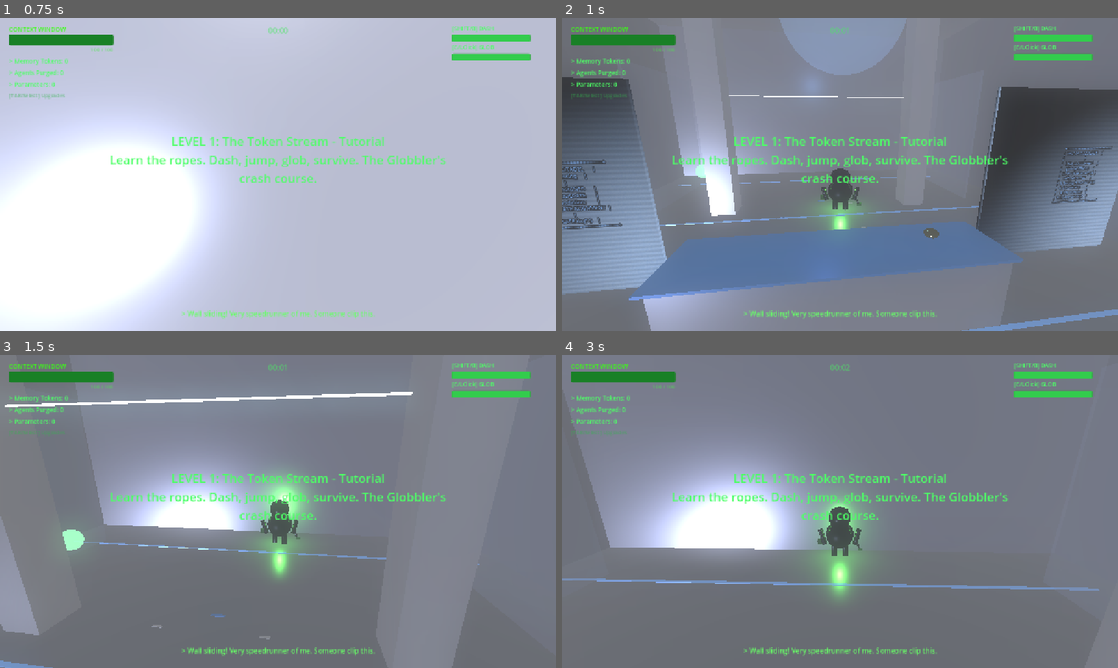
Above: before the commit, frames 1-4 (two rows, left to right).
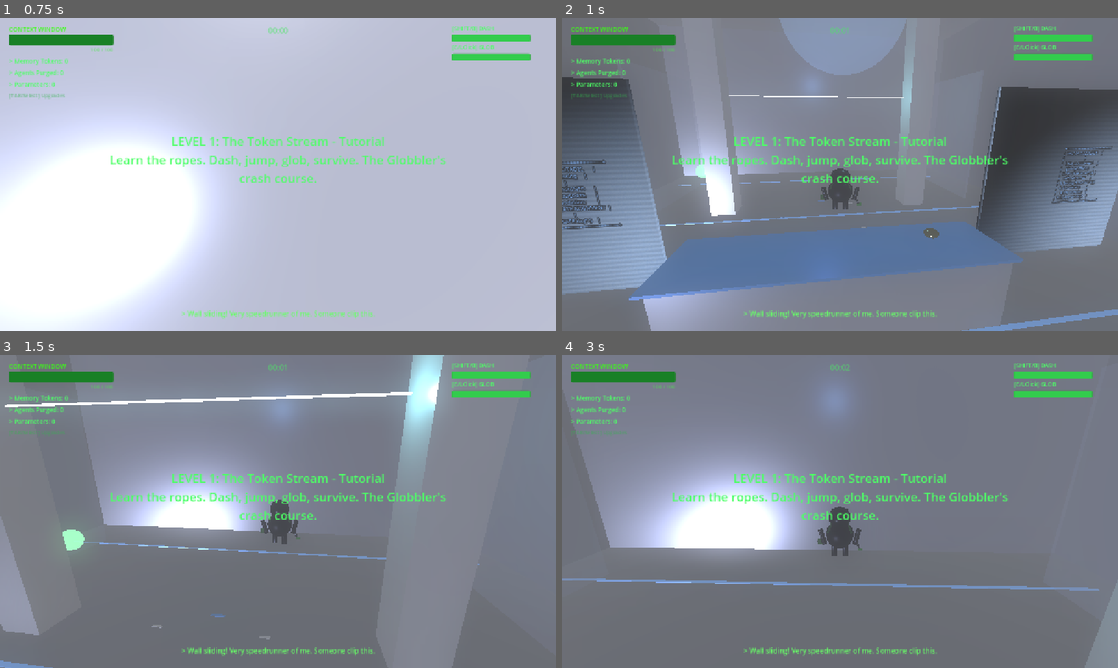
Above: after the commit, the same moments.

Repository: hwashburn1011/globblers-journey
Game: Godot game, scene res://scenes/levels/chapter_5/alignment_citadel.tscn
Same seed, same stepped clock (60 frames per second), same inputs: the game is played once before the commit and once after it. This scene is started directly instead of the project's main scene.
Inputs (mouse positions are in pixels of both pictures, inside the frame that each line leads up to):
- Up to frame 1 (0.75 s): tap Enter (menu_confirm) at 0.5 s; move the mouse to (305, 174) at 0.52 s; hold Up (hack_up) from 0.53 s (still down); hold V (agent_cycle) from 0.53 s (still down); click (305, 174) at 0.67 s
- Up to frame 2 (1 s): keep holding Up (hack_up); keep holding V (agent_cycle)
- Up to frame 3 (1.5 s): keep holding Up (hack_up); move the mouse to (250, 511) at 1.27 s; release V (agent_cycle) at 1.28 s; tap G (agent_spawn) at 1.35 s
- Up to frame 4 (3 s): keep holding Up (hack_up); move the mouse to (851, 505) at 2.02 s; hold Mouse wheel up (camera_zoom_in) 2.03-2.78 s; move the mouse to (834, 517) at 2.77 s; tap Mouse wheel down (camera_zoom_out) at 2.85 s; click (834, 517) at 2.92 s

Frame 1 is identical in both runs. In frame 2, 1.0% of the frame differs, in the area x 45-64%, y 12-68%; in frame 3, 4.2%, in the area x 45-80%, y 0-72%; in frame 4, 2.5%.
Error before the commit: Invalid assignment of property or key 'patrol_points' with value of type 'Array' on a base object of type 'CharacterBody3D (safety_classifier.gd)'. (res://scen…

Commit message:
fix: Chapter 5 smoke test — typed arrays, position assignments, boss type, and signal guard
Fixed 18 patrol_points typed array assignments (= [] → .assign([])),
18 global_position→position for enemy spawns before add_child,
boss_instance Node3D→CharacterBody3D to match BaseEnemy inheritance,
and added is_connected guard for boss signal connections.
Zero runtime errors on launch.

Co-Authored-By: Claude Opus 4.6 (1M context) <noreply@anthropic.com>

Diff:
--- a/scenes/levels/chapter_5/alignment_citadel.gd
+++ b/scenes/levels/chapter_5/alignment_citadel.gd
@@ -1408,46 +1408,46 @@
 
 	# Safety Classifier 1 — patrols the SAFE lane, scanning everything
 	var sc1 = safety_classifier_scene.instantiate()
-	sc1.global_position = rpos + Vector3(-8, 1, -5)
-	sc1.patrol_points = [
+	sc1.position = rpos + Vector3(-8, 1, -5)
+	sc1.patrol_points.assign([
 		rpos + Vector3(-8, 1, -5),
 		rpos + Vector3(-8, 1, 5),
-	]
+	])
 	add_child(sc1)
 
 	# Safety Classifier 2 — patrols the FLAGGED lane, even more paranoid
 	var sc2 = safety_classifier_scene.instantiate()
-	sc2.global_position = rpos + Vector3(8, 1, -4)
-	sc2.patrol_points = [
+	sc2.position = rpos + Vector3(8, 1, -4)
+	sc2.patrol_points.assign([
 		rpos + Vector3(8, 1, -4),
 		rpos + Vector3(8, 1, 6),
-	]
+	])
 	add_child(sc2)
 
 	# Safety Classifier 3 — central scanner, covers the REVIEW lane
 	var sc3 = safety_classifier_scene.instantiate()
-	sc3.global_position = rpos + Vector3(0, 1, 0)
-	sc3.patrol_points = [
+	sc3.position = rpos + Vector3(0, 1, 0)
+	sc3.patrol_points.assign([
 		rpos + Vector3(-4, 1, 0),
 		rpos + Vector3(4, 1, 0),
-	]
+	])
 	add_child(sc3)
 
 	# RLHF Drone pair — hovers above the lanes, adjusting behavior from on high
 	var d1 = rlhf_drone_scene.instantiate()
-	d1.global_position = rpos + Vector3(-5, 1, 7)
-	d1.patrol_points = [
+	d1.position = rpos + Vector3(-5, 1, 7)
+	d1.patrol_points.assign([
 		rpos + Vector3(-5, 1, 7),
 		rpos + Vector3(5, 1, 7),
-	]
+	])
 	add_child(d1)
 
 	var d2 = rlhf_drone_scene.instantiate()
-	d2.global_position = rpos + Vector3(5, 1, -7)
-	d2.patrol_points = [
+	d2.position = rpos + Vector3(5, 1, -7)
+	d2.patrol_points.assign([
 		rpos + Vector3(5, 1, -7),
 		rpos + Vector3(-5, 1, -7),
-	]
+	])
 	add_child(d2)
 
 
@@ -1457,40 +1457,40 @@
 	# RLHF Drone trio — the behavior modification squad
 	# Drone 1 — orbits the central reward model pillar
 	var d1 = rlhf_drone_scene.instantiate()
-	d1.global_position = rpos + Vector3(-4, 1, -3)
-	d1.patrol_points = [
+	d1.position = rpos + Vector3(-4, 1, -3)
+	d1.patrol_points.assign([
 		rpos + Vector3(-4, 1, -3),
 		rpos + Vector3(4, 1, -3),
 		rpos + Vector3(4, 1, 3),
 		rpos + Vector3(-4, 1, 3),
-	]
+	])
 	add_child(d1)
 
 	# Drone 2 — guards the comparison stations
 	var d2 = rlhf_drone_scene.instantiate()
-	d2.global_position = rpos + Vector3(-6, 1, 0)
-	d2.patrol_points = [
+	d2.position = rpos + Vector3(-6, 1, 0)
+	d2.patrol_points.assign([
 		rpos + Vector3(-6, 1, 0),
 		rpos + Vector3(-6, 1, 6),
-	]
+	])
 	add_child(d2)
 
 	# Drone 3 — watches the adjustment pods
 	var d3 = rlhf_drone_scene.instantiate()
-	d3.global_position = rpos + Vector3(6, 1, 4)
-	d3.patrol_points = [
+	d3.position = rpos + Vector3(6, 1, 4)
+	d3.patrol_points.assign([
 		rpos + Vector3(6, 1, 4),
 		rpos + Vector3(6, 1, -4),
-	]
+	])
 	add_child(d3)
 
 	# Safety Classifier — scans anyone entering from the corridor
 	var sc1 = safety_classifier_scene.instantiate()
-	sc1.global_position = rpos + Vector3(8, 1, 0)
-	sc1.patrol_points = [
+	sc1.position = rpos + Vector3(8, 1, 0)
+	sc1.patrol_points.assign([
 		rpos + Vector3(8, 1, -3),
 		rpos + Vector3(8, 1, 3),
-	]
+	])
 	add_child(sc1)
 
 
@@ -1499,38 +1499,38 @@
 
 	# Constitutional Cop 1 — guards the bookshelves, shield facing the entrance
 	var cc1 = constitutional_cop_scene.instantiate()
-	cc1.global_position = rpos + Vector3(-5, 1, -3)
-	cc1.patrol_points = [
+	cc1.position = rpos + Vector3(-5, 1, -3)
+	cc1.patrol_points.assign([
 		rpos + Vector3(-5, 1, -3),
 		rpos + Vector3(-5, 1, 5),
-	]
+	])
 	add_child(cc1)
 
 	# Constitutional Cop 2 — patrols near the constitutional hologram
 	var cc2 = constitutional_cop_scene.instantiate()
-	cc2.global_position = rpos + Vector3(3, 1, 0)
-	cc2.patrol_points = [
+	cc2.position = rpos + Vector3(3, 1, 0)
+	cc2.patrol_points.assign([
 		rpos + Vector3(3, 1, -4),
 		rpos + Vector3(3, 1, 4),
-	]
+	])
 	add_child(cc2)
 
 	# RLHF Drone — hovers near the amendment board, enforcing compliance from above
 	var d1 = rlhf_drone_scene.instantiate()
-	d1.global_position = rpos + Vector3(0, 1, -6)
-	d1.patrol_points = [
+	d1.position = rpos + Vector3(0, 1, -6)
+	d1.patrol_points.assign([
 		rpos + Vector3(-4, 1, -6),
 		rpos + Vector3(4, 1, -6),
-	]
+	])
 	add_child(d1)
 
 	# Safety Classifier — lurks near the filing cabinets, scanning for contraband ideas
 	var sc1 = safety_classifier_scene.instantiate()
-	sc1.global_position = rpos + Vector3(-7, 1, 0)
-	sc1.patrol_points = [
+	sc1.position = rpos + Vector3(-7, 1, 0)
+	sc1.patrol_points.assign([
 		rpos + Vector3(-7, 1, -3),
 		rpos + Vector3(-7, 1, 3),
-	]
+	])
 	add_child(sc1)
 
 
@@ -1540,46 +1540,46 @@
 	# The gauntlet before the boss — one of each, plus extras
 	# Constitutional Cop 1 — guards the entrance pillars
 	var cc1 = constitutional_cop_scene.instantiate()
-	cc1.global_position = rpos + Vector3(-6, 1, 8)
-	cc1.patrol_points = [
+	cc1.position = rpos + Vector3(-6, 1, 8)
+	cc1.patrol_points.assign([
 		rpos + Vector3(-6, 1, 8),
 		rpos + Vector3(-6, 1, 2),
-	]
+	])
 	add_child(cc1)
 
 	# Constitutional Cop 2 — patrols near the Aligner's throne
 	var cc2 = constitutional_cop_scene.instantiate()
-	cc2.global_position = rpos + Vector3(6, 1, 8)
-	cc2.patrol_points = [
+	cc2.position = rpos + Vector3(6, 1, 8)
+	cc2.patrol_points.assign([
 		rpos + Vector3(6, 1, 8),
 		rpos + Vector3(6, 1, 2),
-	]
+	])
 	add_child(cc2)
 
 	# Safety Classifier — scans from the elevated platform area
 	var sc1 = safety_classifier_scene.instantiate()
-	sc1.global_position = rpos + Vector3(0, 1, 4)
-	sc1.patrol_points = [
+	sc1.position = rpos + Vector3(0, 1, 4)
+	sc1.patrol_points.assign([
 		rpos + Vector3(-5, 1, 4),
 		rpos + Vector3(5, 1, 4),
-	]
+	])
 	add_child(sc1)
 
 	# RLHF Drone pair — the final adjustment squad
 	var d1 = rlhf_drone_scene.instantiate()
-	d1.global_position = rpos + Vector3(-8, 1, 0)
-	d1.patrol_points = [
+	d1.position = rpos + Vector3(-8, 1, 0)
+	d1.patrol_points.assign([
 		rpos + Vector3(-8, 1, -4),
 		rpos + Vector3(-8, 1, 4),
-	]
+	])
 	add_child(d1)
 
 	var d2 = rlhf_drone_scene.instantiate()
-	d2.global_position = rpos + Vector3(8, 1, 0)
-	d2.patrol_points = [
+	d2.position = rpos + Vector3(8, 1, 0)
+	d2.patrol_points.assign([
 		rpos + Vector3(8, 1, -4),
 		rpos + Vector3(8, 1, 4),
-	]
+	])
 	add_child(d2)
 
 
@@ -1704,7 +1704,7 @@
 	add_child(boss_arena_instance)
 
 	# Create the boss — The Aligner, pristine corporate nightmare
-	boss_instance = Node3D.new()
+	boss_instance = CharacterBody3D.new()
 	boss_instance.name = "TheAligner"
 	boss_instance.set_script(boss_script)
 	boss_instance.position = arena_pos + Vector3(0, 0, -5)
@@ -1712,9 +1712,9 @@
 	add_child(boss_instance)
 
 	# Wire boss signals
-	if boss_instance.has_signal("boss_phase_changed"):
+	if boss_instance.has_signal("boss_phase_changed") and not boss_instance.is_connected("boss_phase_changed", _on_boss_phase_changed):
 		boss_instance.boss_phase_changed.connect(_on_boss_phase_changed)
-	if boss_instance.has_signal("boss_defeated"):
+	if boss_instance.has_signal("boss_defeated") and not boss_instance.is_connected("boss_defeated", _on_boss_defeated):
 		boss_instance.boss_defeated.connect(_on_boss_defeated)
 
 	# Arena walls — translucent glass enclosure (corporate open-plan, but you can't leave)
Not shown, changed: TASKS.md
